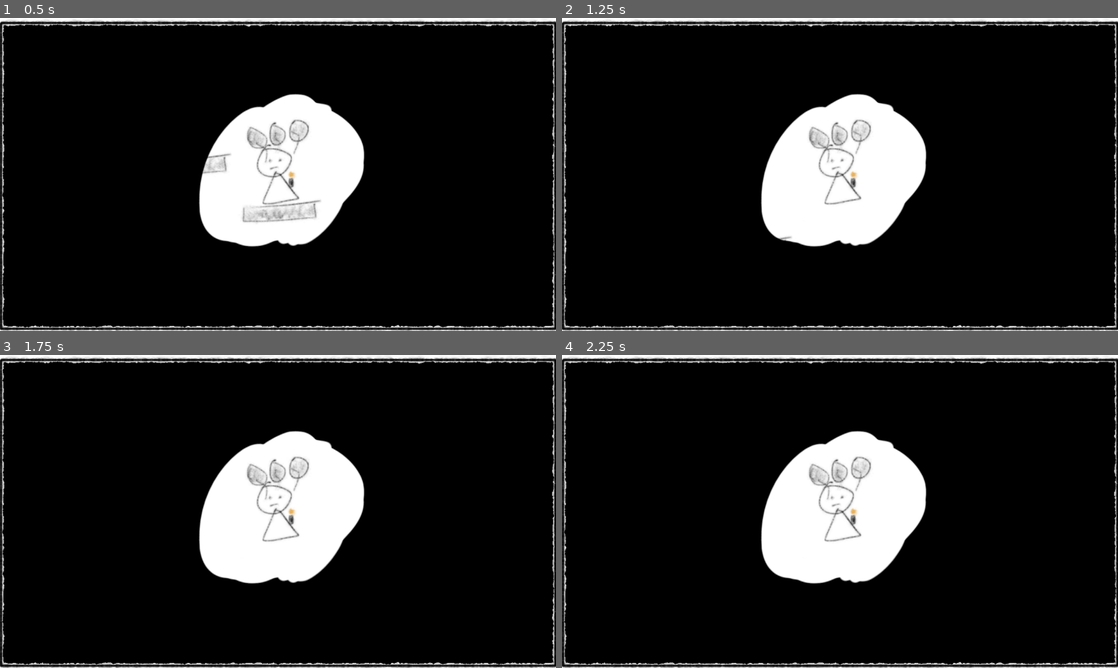
Above: before the commit, frames 1-4 (two rows, left to right).
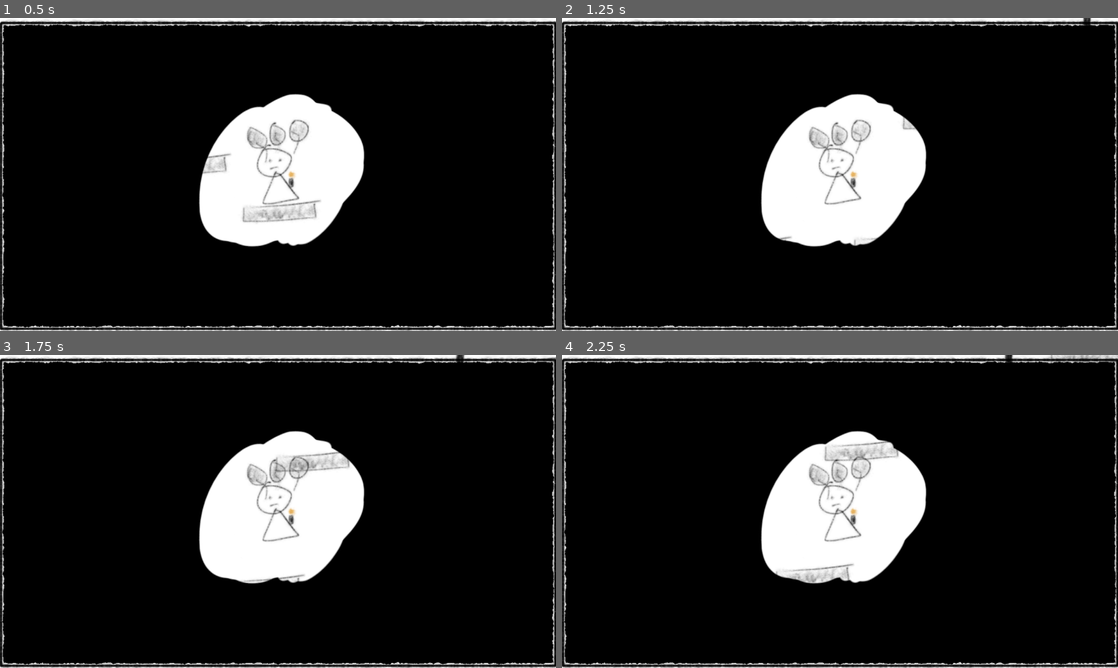
Above: after the commit, the same moments.

Repository: jdcalvelli/prototype-studio-prompt-8
Game: Godot game, scene res://scenes/game_scene.tscn
Same seed, same stepped clock (60 frames per second), same inputs: the game is played once before the commit and once after it.
Inputs:
- Up to frame 1 (0.5 s): no input
- Up to frame 2 (1.25 s): tap Enter at 0.5 s; hold D (right) from 0.53 s (still down); tap Space (jump) at 0.77 s
- Up to frame 3 (1.75 s): keep holding D (right); tap Space (jump) at 1.52 s
- Up to frame 4 (2.25 s): release D (right) at 2.03 s; hold A (left) from 2.03 s (still down)

Frame 1 is identical in both runs. In frame 2, 0.1% of the frame differs, in the area x 52-100%, y 0-73%; in frame 3, 0.6%; in frame 4, 1.1%, in the area x 38-100%, y 0-74%.

Commit message:
randomizing platforms

Diff:
--- a/scenes/game_scene.tscn
+++ b/scenes/game_scene.tscn
@@ -1,12 +1,14 @@
-[gd_scene load_steps=6 format=3 uid="uid://dlmxwh0hiakys"]
+[gd_scene load_steps=7 format=3 uid="uid://dlmxwh0hiakys"]
 
 [ext_resource type="Texture2D" uid="uid://b06qwkolvwf3r" path="res://assets/images/Background.PNG" id="1_j6u4x"]
+[ext_resource type="Script" path="res://scripts/game_scene.gd" id="1_jku7w"]
 [ext_resource type="PackedScene" uid="uid://dxvv53y02m1h6" path="res://prefabs/player.tscn" id="2_dqse8"]
 [ext_resource type="PackedScene" uid="uid://dengcjie0nggh" path="res://prefabs/candle_platform.tscn" id="4_mtj7p"]
 [ext_resource type="PackedScene" uid="uid://dfqpjb4j21j68" path="res://prefabs/finish_platform.tscn" id="5_pihut"]
 [ext_resource type="PackedScene" uid="uid://jeitvb2uk5jy" path="res://prefabs/platform.tscn" id="7_yc76j"]
 
 [node name="GameScene" type="Node2D"]
+script = ExtResource("1_jku7w")
 
 [node name="Background" type="Sprite2D" parent="."]
 scale = Vector2(1000, 1000)
--- a/scripts/Player.gd
+++ b/scripts/Player.gd
@@ -45,5 +45,5 @@
 	# scene swap based on velocity
 	if velocity.y > 3000 && $Balloons.numBalloons == 0:
 		GameManager.SwitchScene("end")
-	elif velocity.y > 5000:
+	elif velocity.y > 4000:
 		GameManager.SwitchScene("end")
--- a/scripts/candle.gd
+++ b/scripts/candle.gd
@@ -6,7 +6,7 @@
 
 func _on_body_entered(body:Node2D):
 	if body.name == "Player":
-		body.get_node("Timer").start(8.0)
+		body.get_node("Timer").start(6.0)
 		if body.obstructionState < 2:
 			body.obstructionState += 1
 			print(body.obstructionState)
--- a/scripts/end_scene.gd
+++ b/scripts/end_scene.gd
@@ -1,5 +1,7 @@
 extends Node2D
 
+func _ready():
+	GameManager.RemoveObjects()
 
 func _input(event):
 	if event.is_action_pressed("restart"):
--- /dev/null
+++ b/scripts/game_scene.gd
@@ -0,0 +1,6 @@
+extends Node2D
+
+
+# Called when the node enters the scene tree for the first time.
+func _ready():
+	GameManager.InitGame()
--- a/scripts/singletons/GameManager.gd
+++ b/scripts/singletons/GameManager.gd
@@ -1,4 +1,35 @@
 extends Node
+
+# objects
+var normalPlatform:PackedScene = preload("res://prefabs/platform.tscn")
+var candlePlatform:PackedScene = preload("res://prefabs/candle_platform.tscn")
+
+# arrays
+var normalPlatformArray:Array[PackedScene]
+var candlePlatformArray:Array[PackedScene]
+
+# sizes
+var normalPlatformArraySize:int = 16
+var candlePlatformArraySize:int = 3
+
+func InitGame():
+
+	for i in range(normalPlatformArraySize):
+		normalPlatformArray.append(normalPlatform)
+		var platformToAdd = normalPlatformArray[i].instantiate()
+		platformToAdd.position = Vector2(randi_range(200, 2200), randi_range(-600, 600))
+		get_tree().root.call_deferred("add_child", platformToAdd)
+
+	for i in range(candlePlatformArraySize):
+		candlePlatformArray.append(candlePlatform)
+		var platformToAdd = candlePlatformArray[i].instantiate()
+		platformToAdd.position = Vector2(randi_range(200, 1800), randi_range(-600, 600))
+		get_tree().root.call_deferred("add_child", platformToAdd)
+
+func RemoveObjects():
+	normalPlatformArray.clear()
+	candlePlatformArray.clear()
+
 
 func SwitchScene(nextScene:String):
 	match nextScene:
